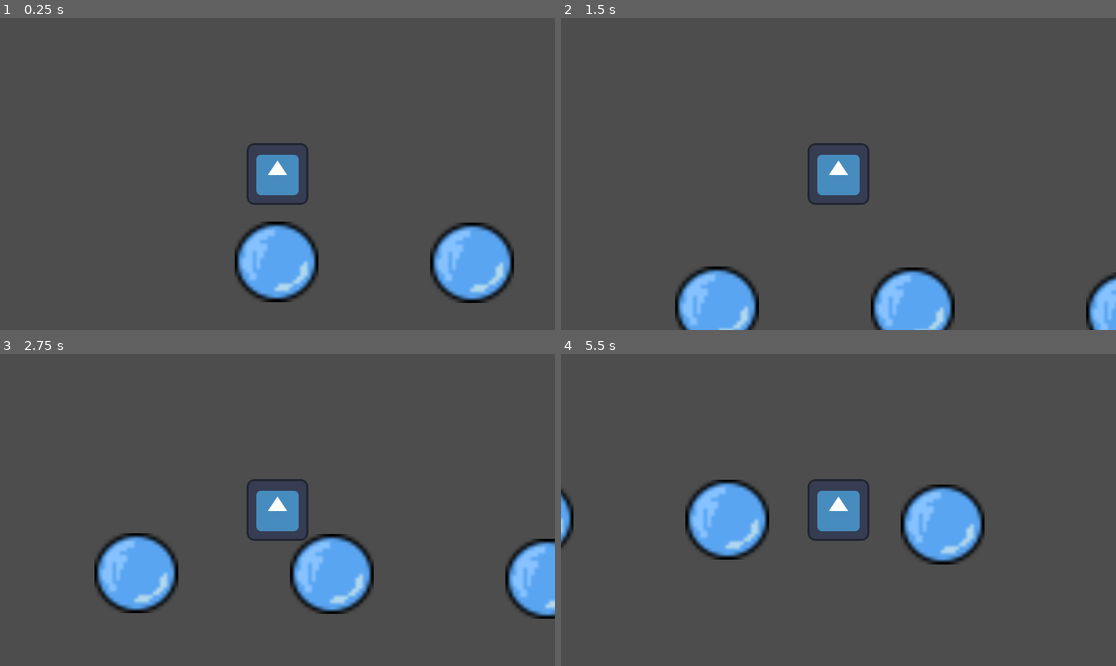
Above: before the commit, frames 1-4 (two rows, left to right).
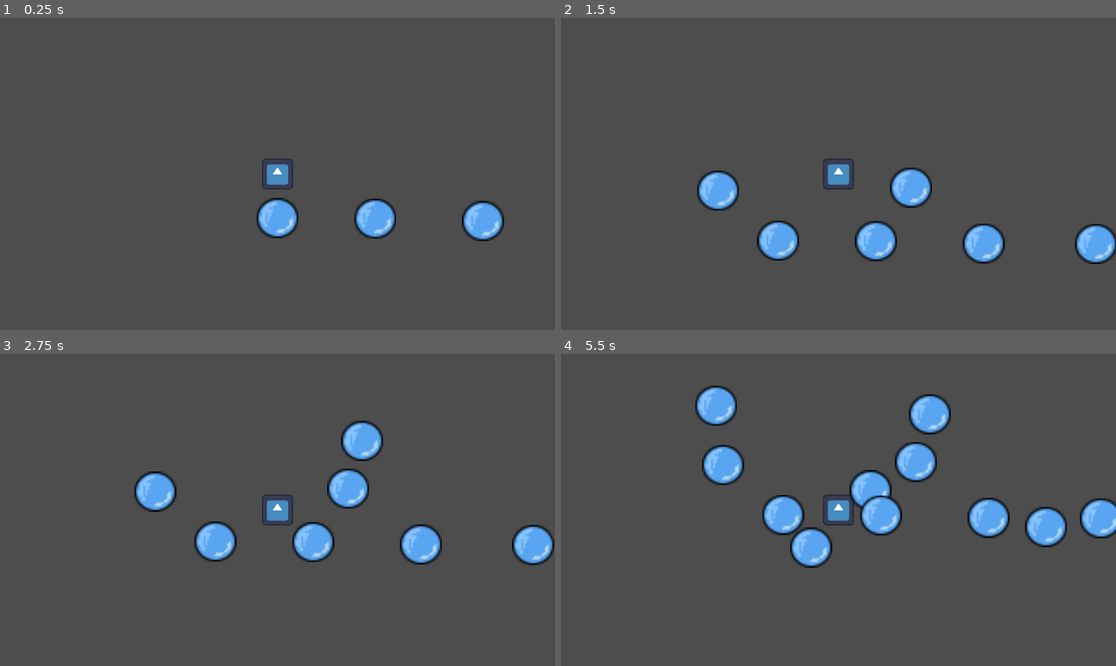
Above: after the commit, the same moments.

Repository: DangerousDaniel/Bubble-Drop-Godot-4
Game: Godot game, scene res://Playgrounds/Silver Scene.tscn
Two runs of this game, one before a commit and one after it. Both use one fixed random seed, a clock stepped at 60 frames per second and the inputs below. This scene is started directly instead of the project's main scene. The engine's default icon, where the game draws it, is replaced by a stand-in: a white triangle on a blue panel in a dark square.
Inputs (mouse positions are in pixels of both pictures, inside the frame that each line leads up to):
- Up to frame 1 (0.25 s): no input
- Up to frame 2 (1.5 s): move the mouse to (960, 158) at 0.52 s; hold D (MoveRight) from 0.53 s (still down); tap F (Action) at 0.6 s; tap Space (Jump) at 0.77 s; click (960, 158) at 0.8 s; move the mouse to (727, 189) at 1.27 s; click (727, 189) at 1.35 s
- Up to frame 3 (2.75 s): tap Space (Jump) at 1.52 s; tap F (Action) at 1.55, 2.1 s; move the mouse to (333, 441) at 2.02 s; release D (MoveRight) at 2.03 s; hold A (MoveLeft) from 2.03 s (still down); click (333, 441) at 2.3 s
- Up to frame 4 (5.5 s): move the mouse to (810, 572) at 2.77 s; release A (MoveLeft) at 2.78 s; hold D (MoveRight) 2.78-4.28 s; click (810, 572) at 2.85 s; tap Space (Jump) at 3.02, 3.77, 4.52 s; tap F (Action) at 3.05, 3.6, 4.55, 5.1 s; move the mouse to (1005, 556) at 3.52 s; click (1005, 556) at 3.8 s; move the mouse to (672, 463) at 4.27 s; hold A (MoveLeft) 4.28-5.03 s; click (672, 463) at 4.35 s; move the mouse to (866, 510) at 5.02 s; hold D (MoveRight) from 5.03 s (still down); click (866, 510) at 5.3 s

The runs differ from the first frame. In frame 1, 9.0% of the frame differs, in the area x 42-93%, y 40-92%; in frame 2, 12%; in frame 3, 14%; in frame 4, 15%, in the area x 0-100%, y 10-69%.

Commit message:
Bubble is uncursed (working)

Diff:
--- /dev/null
+++ b/bubble-drop-godot-4/BubblePlatform(Wip)/bubble_platform.gd
@@ -0,0 +1,13 @@
+extends Node2D
+
+var mynode = preload ("res://BubblePlatform(Wip)/bubble_platform.tscn")
+
+func _physics_process(delta):
+	if Input.is_action_just_pressed("CreateBubble"):
+		inst(get_global_mouse_position())
+
+
+func inst(pos):
+	var instance = mynode.instantiate()
+	instance.position = pos
+	add_child(instance)
--- a/bubble-drop-godot-4/BubblePlatform(Wip)/bubble_platform.tscn
+++ b/bubble-drop-godot-4/BubblePlatform(Wip)/bubble_platform.tscn
@@ -13,6 +13,5 @@
 debug_color = Color(0.956863, 0.0784314, 0.482353, 0)
 
 [node name="Sprite2D" type="Sprite2D" parent="."]
-position = Vector2(-2, -1.00001)
 scale = Vector2(7.55803, 7.56559)
 texture = ExtResource("2_yynbq")
--- a/bubble-drop-godot-4/Player/Player.tscn
+++ b/bubble-drop-godot-4/Player/Player.tscn
@@ -23,3 +23,4 @@
 shape = SubResource("RectangleShape2D_ydef7")
 
 [node name="Camera2D" parent="CharacterBody2D" instance=ExtResource("3_hsm2k")]
+zoom = Vector2(0.5, 0.5)
--- a/bubble-drop-godot-4/Playgrounds/Silver Scene.tscn
+++ b/bubble-drop-godot-4/Playgrounds/Silver Scene.tscn
@@ -1,7 +1,7 @@
 [gd_scene load_steps=5 format=3 uid="uid://da7jb5mmkatbg"]
 
 [ext_resource type="PackedScene" uid="uid://biapstqd7xc8x" path="res://Player/Player.tscn" id="1_ylme4"]
-[ext_resource type="Script" path="res://Playgrounds/bubble_spawn_location.gd" id="2_5k6uq"]
+[ext_resource type="Script" path="res://BubblePlatform(Wip)/bubble_platform.gd" id="2_bnyn3"]
 [ext_resource type="PackedScene" uid="uid://xxlnmbq73u1f" path="res://BubblePlatform(Wip)/bubble_platform.tscn" id="2_ya5ok"]
 
 [sub_resource type="CircleShape2D" id="CircleShape2D_2pqy2"]
@@ -10,9 +10,11 @@
 
 [node name="Player2" parent="." instance=ExtResource("1_ylme4")]
 
+[node name="BubblePlatformScriptHolder" type="Node2D" parent="Player2"]
+script = ExtResource("2_bnyn3")
+
 [node name="BubbleSpawnLocation" type="StaticBody2D" parent="Player2"]
 position = Vector2(0, 200)
-script = ExtResource("2_5k6uq")
 
 [node name="BubbleShape2DVisualPlaceholder" type="CollisionShape2D" parent="Player2/BubbleSpawnLocation"]
 scale = Vector2(8, 8)
--- a/bubble-drop-godot-4/Playgrounds/bubble_spawn_location.gd
+++ /dev/null
@@ -1,14 +0,0 @@
-extends StaticBody2D
-
-@onready var bubbleNode = preload("res://BubblePlatform(Wip)/bubble_platform.tscn")
-@onready var root = get_node("/root")
-
-# Called every frame. 'delta' is the elapsed time since the previous frame.
-func process(_delta):
-		if Input.is_action_just_pressed("Action"):
-			CreateBubble()
-
-func CreateBubble():
-			var instance = bubbleNode.instantiate()
-			instance.position = Vector2(global_position.x, global_position.y)
-			add_child(instance)
